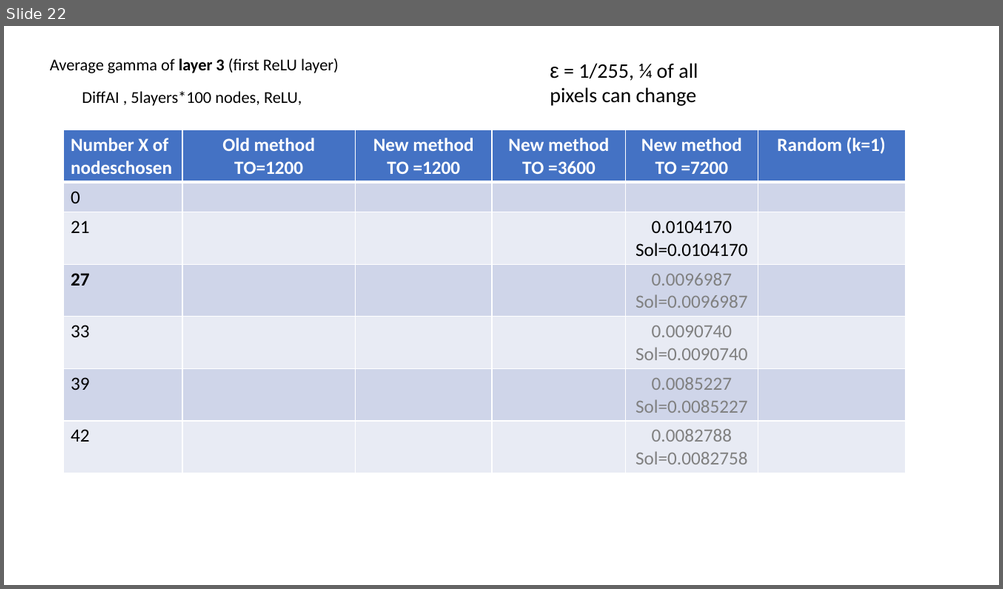
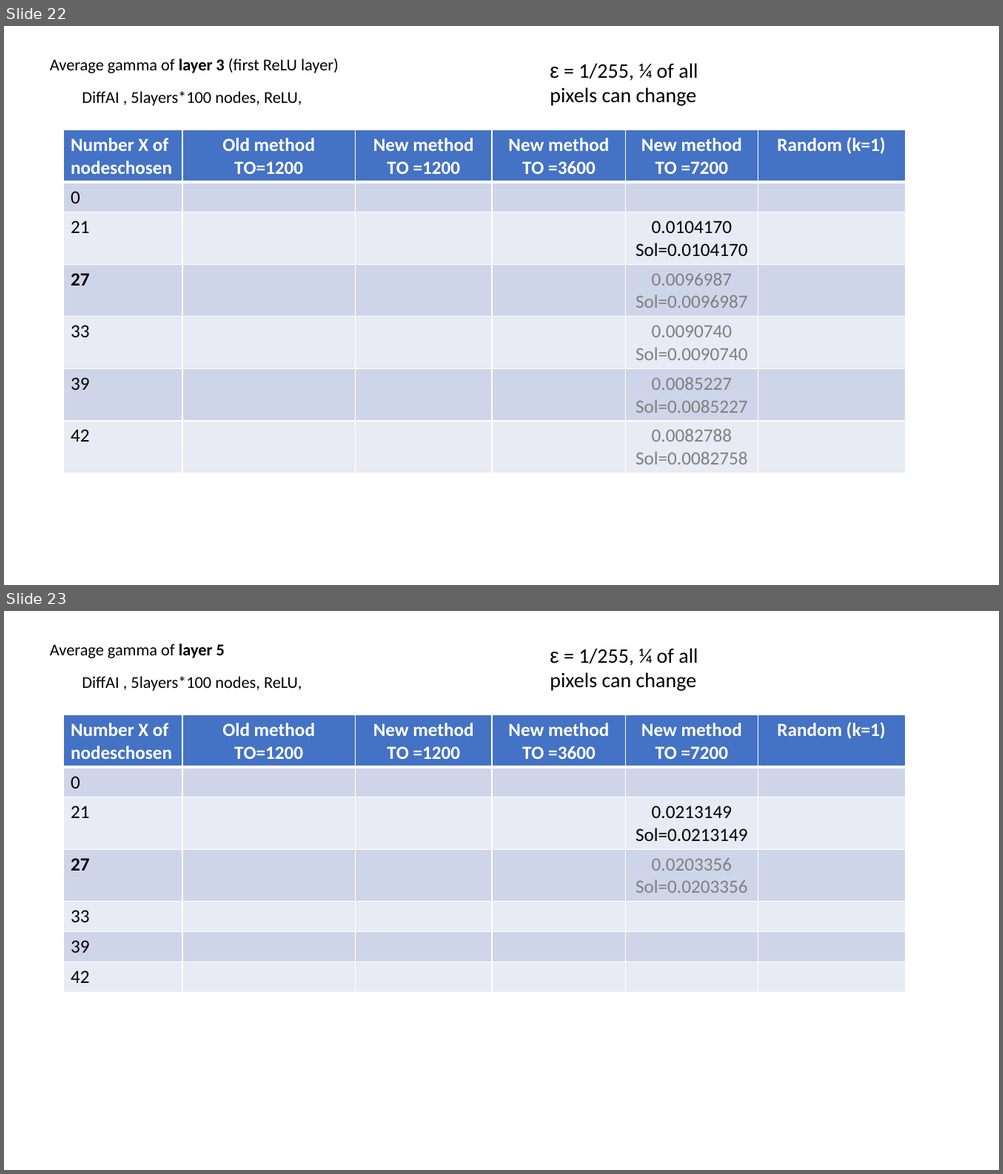
Before and after one commit to blaisegenest/vericompensate, a slide deck: lipschitz/Liptscitz.pptx. Shown one above the other, each under a label of ours: slide 22 before the commit, slides 22 and 23 after it. The pictures are 1003x589 and 1003x1174 pixels, drawn with LibreOffice and Linux fonts; fonts in the diff are those of the drawing. Boxes give left, top, right and bottom in pixels: in the first picture for what was removed or moved away, otherwise in the second. Text is boxed around its words. In the diff, an @@ line names an element or a change of style, - is before the commit and + after.

Commit message:
update table

```diff
--- a/lipschitz/Liptscitz.pptx
+++ b/lipschitz/Liptscitz.pptx
@@ slide 23 added at (4, 611, 999, 1170), background #FFFFFF @@
@@ text added at (50, 644, 225, 658), 16 pt, text #000000 @@
+Average gamma of layer 5
@@ text added at (549, 648, 697, 691), 20 pt, text #000000 @@
+ε = 1/255, ¼ of all pixels can change
@@ text added at (82, 676, 301, 691), 16 pt, text #000000 @@
+DiffAI , 5layers*100 nodes, ReLU,
@@ table added at (63, 715, 905, 992), 7 rows, 6 columns @@
+Number X of nodeschosen | Old method / TO=1200 | New method / TO =1200 | New method / TO =3600 | New method / TO =7200 | Random (k=1)
+0 |  |  |  |  | 
+21 |  |  |  | 0.0213149 / Sol=0.0213149 | 
+27 |  |  |  | 0.0203356 / Sol=0.0203356 | 
+33 |  |  |  |  | 
+39 |  |  |  |  | 
+42 |  |  |  |  | 
```
